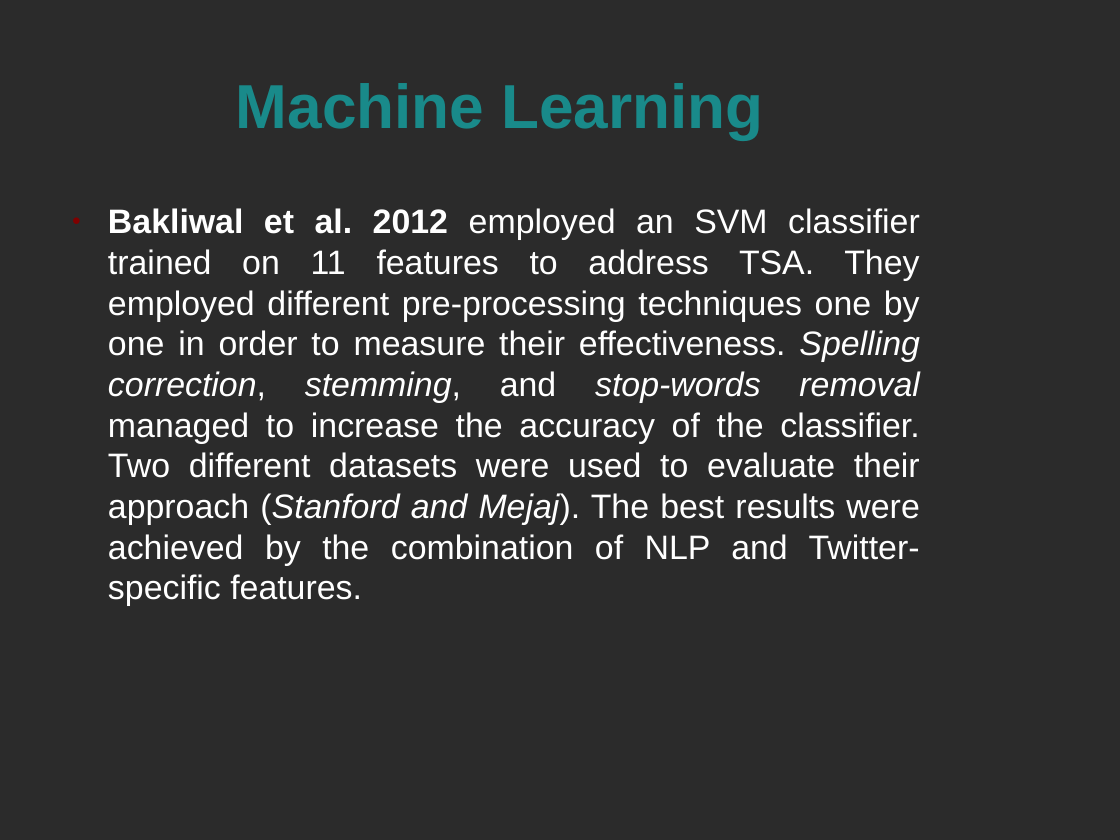
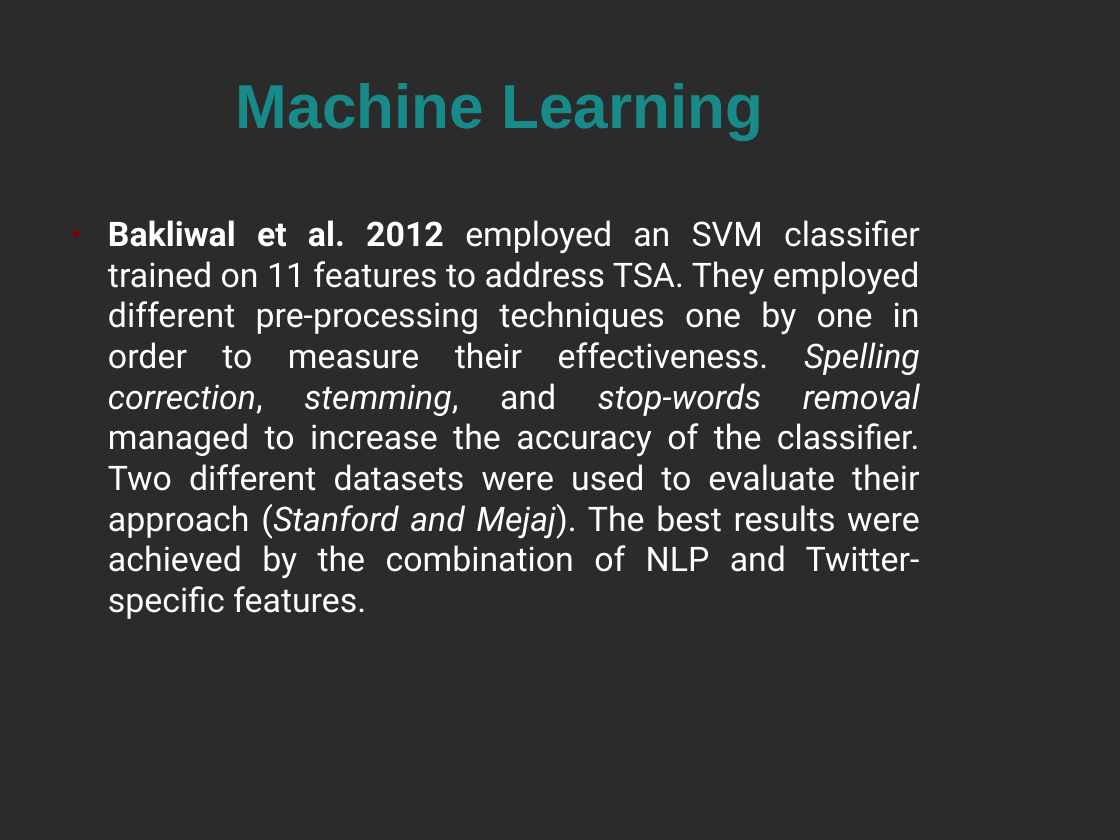
Before and after one commit to alextsil/twitter-topic-detection-and-analysis, a slide deck: slide 16 of parousiasi/presentation.odp (slide 15 before the commit). Drawn at 1120x840 pixels with LibreOffice and Linux fonts; fonts in the diff are those of the drawing; background and template pictures are left out; a plain dark background stands for a picture behind light text. Boxes give left, top, right and bottom in pixels: in the first picture for what was removed or moved away, otherwise in the second. Text is boxed around its words. In the diff, an @@ line names an element or a change of style, - is before the commit and + after.

```diff
--- a/parousiasi/presentation.odp
+++ b/parousiasi/presentation.odp
@@ text "Bakliwal et al. 2012 employed ...": place and size @@
-text "Bakliwal et al. 2012 employed ..." at (108, 208, 920, 606)
+text "Bakliwal et al. 2012 employed ..." at (108, 220, 920, 619)
@@ text "Bakliwal et al. 2012 employed ..." at (108, 220, 920, 619): font Arial to Roboto @@
```
Also in this commit, not shown: 11 other slides changed, 3 slides added, 2 slides removed, 1 other file.
